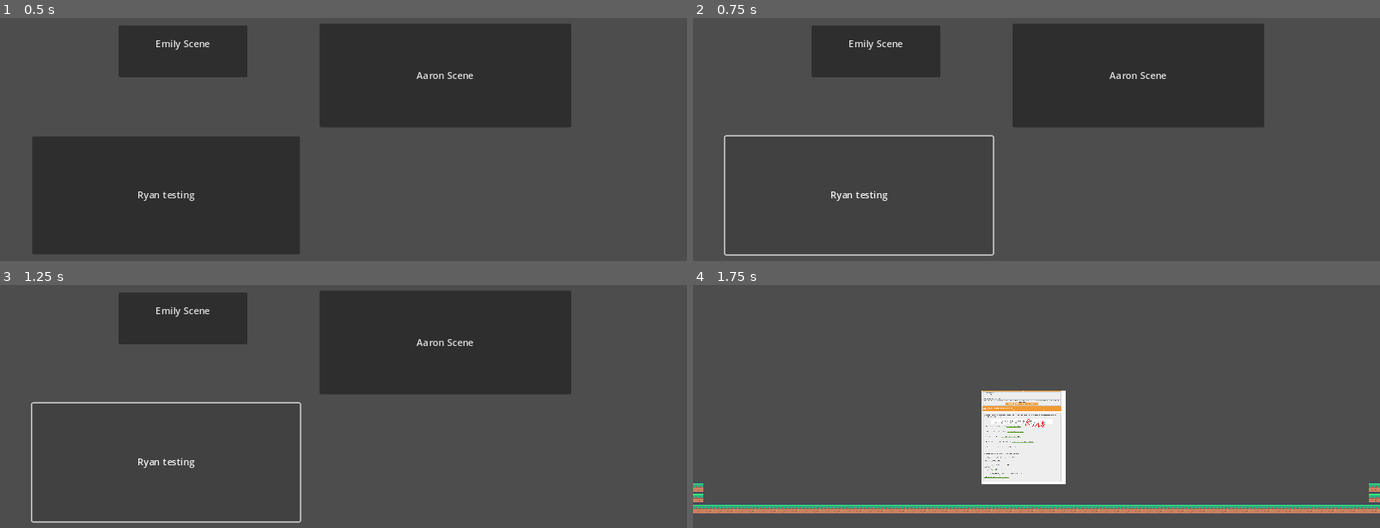
Above: before the commit, frames 1-4 (two rows, left to right).
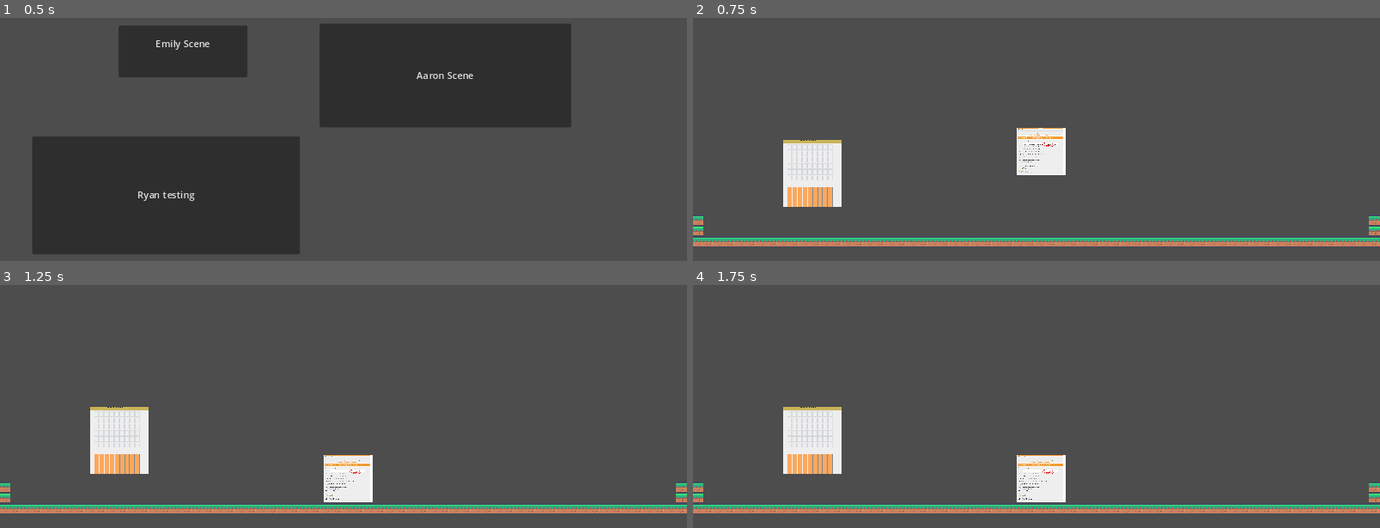
Above: after the commit, the same moments.

Repository: ryanwmiecz/2024HackathonWM
Game: Godot game, scene res://Levels/scene_selector.tscn
Two runs of this game, one before a commit and one after it. Both use one fixed random seed, a clock stepped at 60 frames per second and the inputs below.
Inputs (mouse positions are in pixels of both pictures, inside the frame that each line leads up to):
- Up to frame 1 (0.5 s): no input
- Up to frame 2 (0.75 s): click "Ryan testing" at 0.5 s
- Up to frame 3 (1.25 s): no input
- Up to frame 4 (1.75 s): click (878, 319) at 1.25 s, where only the run before the commit has a clickable "Emily Scene"

Frame 1 is identical in both runs. In frame 2, 28% of the frame differs, in the area x 0-100%, y 2-98%; in frame 3, 28%; in frame 4, 6.9%.

Commit message:
DONTFW!!
PLEASE!

Diff:
--- a/2024hackthonattempt/project.godot
+++ b/2024hackthonattempt/project.godot
@@ -14,13 +14,27 @@
 run/main_scene="res://Levels/scene_selector.tscn"
 config/features=PackedStringArray("4.3", "Forward Plus")
 config/icon="res://icon.svg"
+<<<<<<<Updatedupstreamconfig/icon="res://icon.svg"
+
+[autoload]
+
+InteractionManager="*res://EntityAttributes/interactions/InteractionManager.tscn"
 
 [display]
 
 window/stretch/mode="canvas_items"
 
+[global_group]
+
+Player="player"
+
 [input]
 
+Interaction={
+"deadzone": 0.5,
+"events": [Object(InputEventKey,"resource_local_to_scene":false,"resource_name":"","device":-1,"window_id":0,"alt_pressed":false,"shift_pressed":false,"ctrl_pressed":false,"meta_pressed":false,"pressed":false,"keycode":0,"physical_keycode":69,"key_label":0,"unicode":101,"location":0,"echo":false,"script":null)
+]
+}
 dash={
 "deadzone": 0.5,
 "events": [Object(InputEventKey,"resource_local_to_scene":false,"resource_name":"","device":-1,"window_id":0,"alt_press …(192 unchanged characters)…
--- a/2024hackthonattempt/scene_selector.gd
+++ b/2024hackthonattempt/scene_selector.gd
@@ -23,3 +23,8 @@
 
 func _on_button_2_pressed() -> void:
 	get_tree().change_scene_to_file("res://Entities/aaron_debug_scene.tscn")
+
+
+
+func _on_button_3_pressed() -> void:
+	get_tree().change_scene_to_file("res://Levels/ryan_testing.tscn")
Not shown: 1 places in 2024hackthonattempt/scene_selector.tscn that only renumber resources
